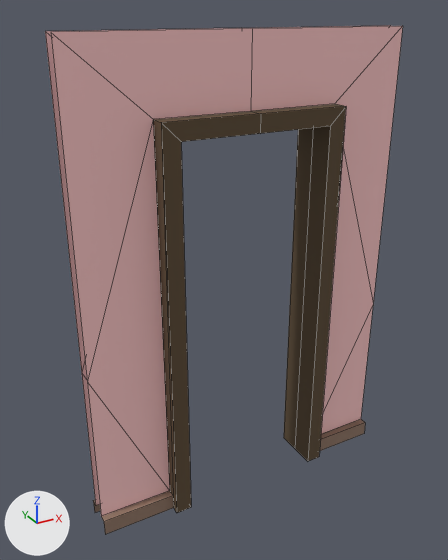
The FBX model Content/Game_Art/FBX/Archi/SM_Cadre_porte_Double_1x2.fbx, before and after one commit.
Both versions are drawn from a camera (50 mm lens) standing at (-1.73, -2.9, 2.9) and looking at (-0.1, 0.06, 1.41). The axes (+X, +Y, +Z) are drawn at lower left. The lights are the same throughout. Mesh edges are drawn as thin lines.

In view in the first picture: 'SM_Cadre_porte_Double_1x2'.
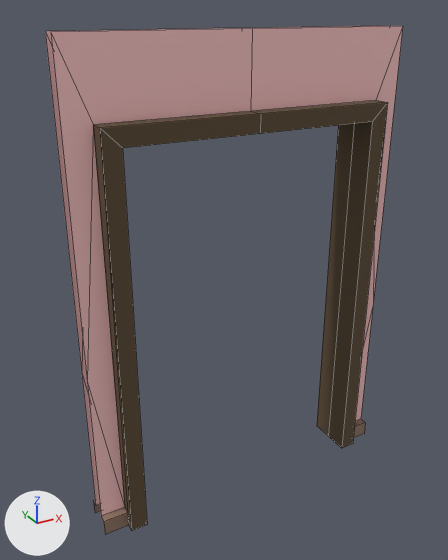
Commit message: Modif de la porte

Edits to the bpy script that builds the scene:
```text
Change me_mesh:
    where me_mesh.from_pydata(...)  # 65 vertices, 52 faces; spans x -1.0..1.0, y -0.15..0.15, z 0.0..2.8
    used by ob_sm_cadre_porte_double_1x2; location = (0.0, 0.0, 0.0)
    me_mesh part 1: all 18 vertices in x -0.55..-0.45, y -0.15..0.15, z 0.0..2.4 are moved by (-0.3, 0.0, 0.0)
    me_mesh part 2: all 18 vertices in x 0.45..0.55, y -0.15..0.15, z 0.0..2.4 are moved by (0.3, 0.0, 0.0)
```

What differs and where, as boxes (x1, y1, x2, y2) in the pictures (448 x 560 px; the box of a moved part takes in the faces that stretch with it):
part 1 of me_mesh, moved or reshaped
    before: (45, 31, 219, 527)
    after: (45, 31, 219, 531)
part 2 of me_mesh, moved or reshaped
    before: (242, 25, 403, 461)
    after: (242, 25, 403, 448)
